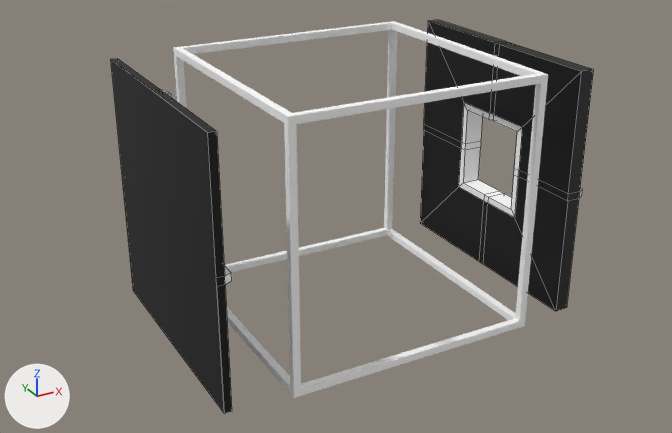
The Blender file Artwork/Environment/SmallRoom.blend: old version first, new version second.
Both versions are drawn from a camera (50 mm lens) standing at (-11.9, -26.2, 17.1) and looking at (2.5, 0.1, 4.0). The axes (+X, +Y, +Z) are drawn at lower left. The lights are the same throughout. Mesh edges are drawn as thin lines on the coarser meshes.

Names of what the first picture shows: 'SmallRoom_TrimDoor', 'SmallRoom_TrimFrame', 'SmallRoom_TrimWall'.
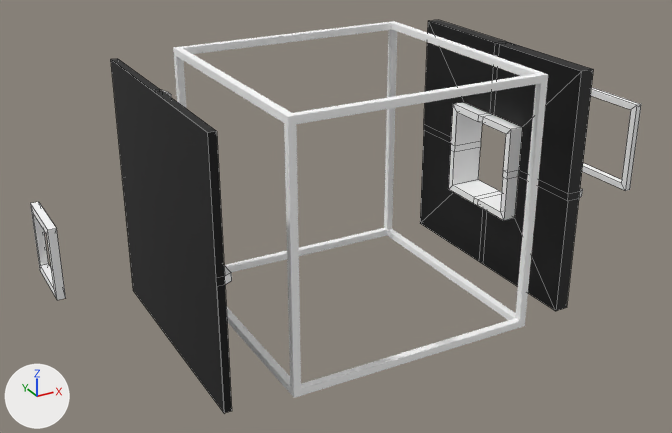
Where the change shows, as pixel boxes (x1, y1, x2, y2) in the pictures (672 x 433 px; the box of a moved part takes in the faces that stretch with it):
'SmallRoom_TrimRing', added
    after: (30, 202, 66, 300)
'SmallRoom_TrimGate', added
    after: (582, 88, 641, 191)
part 1 of me_smallroom_trim_001, moved or reshaped
    before: (459, 102, 522, 218)
    after: (449, 102, 522, 220)

Edits to the bpy script that builds the scene:
```text
Change me_smallroom_trim_001:
    used by ob_smallroom_trimdoor; location = (10.0, 0.0, 5.0); rotation_euler = (1.571, 0.0, 0.0), in degrees (90, 0, 0)
    remove me_smallroom_trim_001.from_pydata(...)  # 92 vertices, 92 faces; spans x -1.0..-0.25, y -4.38..4.38, z -4.38..4.38
    add me_smallroom_trim_001.from_pydata(...)  # 104 vertices, 104 faces; spans x -1.5..-0.25, y -4.38..4.38, z -4.38..4.38
    me_smallroom_trim_001 part 1
    12 vertices are removed from x -1.0, y -1.5..1.5, z -1.5..1.5
    24 faces are deleted
    10 vertices are added at x -1.5, y -0.12..1.75, z -1.75..1.75
    7 new vertices lie (-1.25, 0.0, 0.0) away from vertices in x -0.25, y -1.5..1.5, z -1.5..1.5
    7 new vertices lie (-0.5, 0.0, 0.0) away from vertices in x -1.0, y -1.75..1.75, z -1.75..1.75
    36 new faces join them, mat_trim (white #ffffff)
Add me_smallroom_trim_004:
    me_smallroom_trim_004.from_pydata([(-0.25, -1.5, 1.5), (-0.25, -1.75, 1.75), (-0.25, 1.5, 1.5), (-0.5, -1.5, -1.5), (-0.5, 1.5, -1.5), (-0.25, 1.5, -1.5), (-0.25, 1.75, -1.75), (-0.25, -1.5, -1.5), (-0.25, -1.75, -1.75), (-0.5, -1.75, -1.75), (-0.25, 1.75, 1.75), (-0.5, 1.75, 1.75), (-0.5, 1.75, -1.75), (-0.5, 1.5, 1.5), (-0.5, -1.75, 1.75), (-0.5, -1.5, 1.5)], [], [(11, 13, 15, 14), (12, 4, 13, 11), (9, 8, 1, 14), (8, 7, 0, 1), (10, 11, 14, 1), (2, 10, 1, 0), (12, 9, 3, 4), (9, 14, 15, 3), (0, 7, 3, 15), (5, 2, 13, 4), (10, 2, 5, 6), (11, 10, 6, 12), (6, 5, 7, 8), (12, 6, 8, 9), (7, 5, 4, 3), (2, 0, 15, 13)])
    me_smallroom_trim_004.materials.append(mat_trim)  # white #ffffff
Add me_smallroom_trim_003:
    me_smallroom_trim_003.from_pydata([(-0.5, -1.12, 1.12), (-0.25, -1.13, -1.13), (-0.25, -1.13, 1.12), (-0.25, -0.88, 0.87), (-0.5, -0.88, 0.87), (-0.25, 1.12, -1.13), (-0.5, 1.12, -1.13), (-0.25, -0.88, -0.88), (-0.5, -0.88, -0.88), (-0.25, 0.87, -0.88), (-0.5, 0.87, -0.88), (-0.25, 0.87, 0.87), (-0.5, 0.87, 0.87), (-0.25, 1.12, 1.12), (-0.5, -1.13, -1.13), (-0.5, 1.12, 1.12)], [], [(14, 1, 2, 0), (1, 7, 3, 2), (7, 8, 4, 3), (4, 0, 15, 12), (9, 10, 8, 7), (5, 9, 7, 1), (6, 5, 1, 14), (11, 12, 10, 9), (13, 11, 9, 5), (15, 13, 5, 6), (8, 14, 0, 4), (6, 14, 8, 10), (12, 15, 6, 10), (12, 11, 3, 4), (11, 13, 2, 3), (13, 15, 0, 2)])
    me_smallroom_trim_003.materials.append(mat_trim)  # white #ffffff
Add ob_smallroom_trimgate:
    ob_smallroom_trimgate = bpy.data.objects.new('SmallRoom_TrimGate', me_smallroom_trim_004)
    ob_smallroom_trimgate.location = (15.0, 0.0, 5.0)
    ob_smallroom_trimgate.rotation_euler = (1.571, 0.0, 0.0)  # degrees (90, 0, 0)
Add ob_smallroom_trimring:
    ob_smallroom_trimring = bpy.data.objects.new('SmallRoom_TrimRing', me_smallroom_trim_003)
    ob_smallroom_trimring.location = (-7.0, 0.0, 5.0)
    ob_smallroom_trimring.rotation_euler = (1.571, 0.0, 0.0)  # degrees (90, 0, 0)
```
